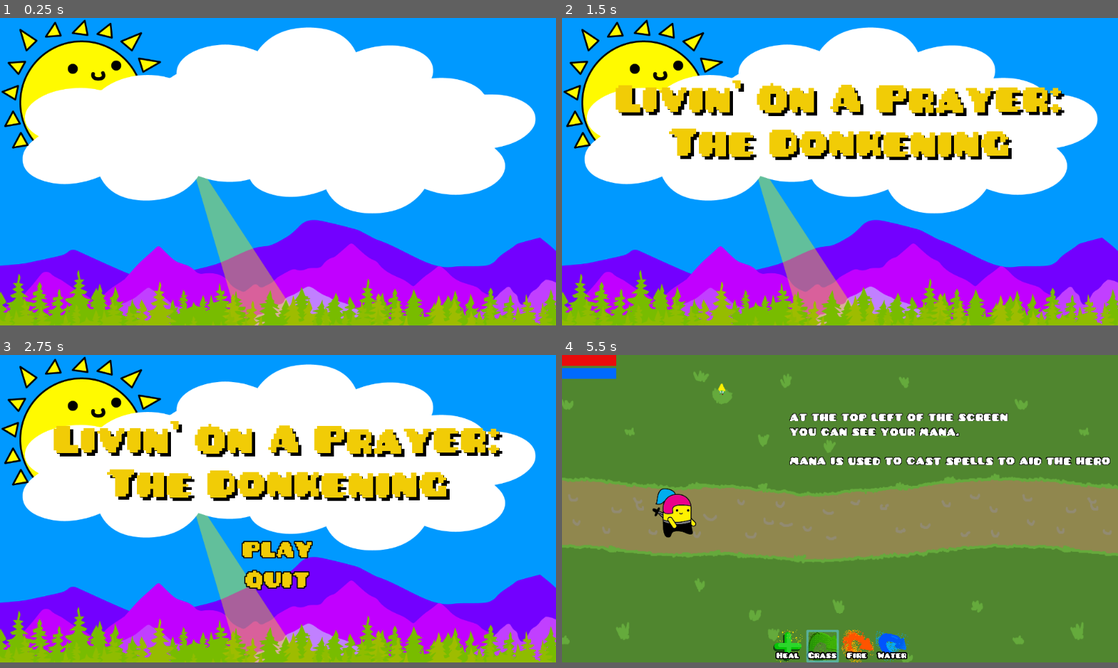
Above: before the commit, frames 1-4 (two rows, left to right).
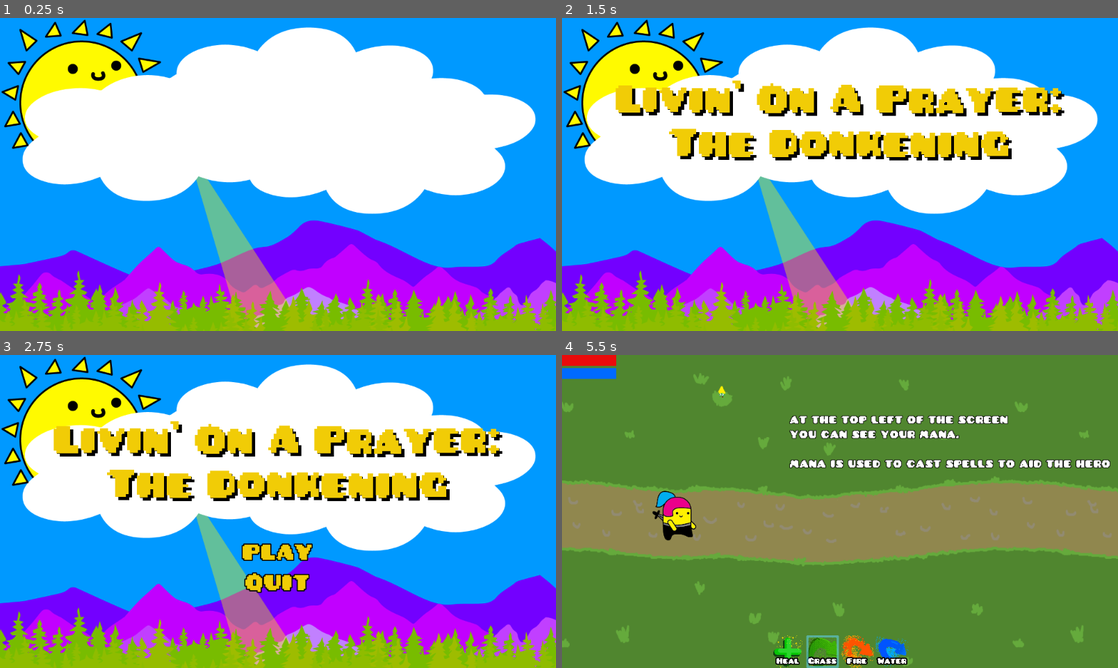
Above: after the commit, the same moments.

Repository: danreeves/godot-wild-jam-33
Game: Godot game, scene res://UI/TitleScreen.tscn
Same seed, same stepped clock (60 frames per second), same inputs: the game is played once before the commit and once after it. The engine's default icon, where the game draws it, is replaced by a stand-in: a white triangle on a blue panel in a dark square.
Inputs (mouse positions are in pixels of both pictures, inside the frame that each line leads up to):
- Up to frame 1 (0.25 s): no input
- Up to frame 2 (1.5 s): tap Enter at 0.5 s; move the mouse to (962, 155) at 0.52 s; click (962, 155) at 0.67 s; move the mouse to (728, 187) at 1.27 s; click (728, 187) at 1.42 s
- Up to frame 3 (2.75 s): move the mouse to (333, 442) at 2.02 s; click (333, 442) at 2.17 s
- Up to frame 4 (5.5 s): click "PLAY" at 2.75 s; move the mouse to (678, 508) at 3.52 s; click (678, 508) at 3.67 s; move the mouse to (789, 646) at 4.27 s; click (789, 646) at 4.42 s; move the mouse to (823, 646) at 5.02 s; click (823, 646) at 5.17 s
In our replay, the window is 800x442 before the commit and 800x450 after it. These sizes can differ from the game's own. Grey fills any space a smaller window leaves; there, only what the larger window draws over its background counts as a difference.

The runs differ from the first frame. In frame 1, 2.9% of the frame differs, in the area x 0-100%, y 8-100%; in frame 2, 3.8%; in frame 3, 4.6%; in frame 4, 10%, in the area x 0-100%, y 5-100%.

Commit message:
aaa

Diff:
--- a/Levels/AnimatedSprite.gd
+++ b/Levels/AnimatedSprite.gd
@@ -5,6 +5,7 @@
 export (String) var animation = "idle"
 export (Color) var _modulate = Color(1, 1, 1, 1)
 export (bool) var flip_h = false
+export (Color) var default_color = null
 
 func _ready() -> void:
 	var _err1 = $AnimatedSprite1.connect("animation_finished", self, "animation_finished")
--- a/Levels/Level1.tscn
+++ b/Levels/Level1.tscn
@@ -79,7 +79,7 @@
 [node name="StartBarrier" parent="." instance=ExtResource( 9 )]
 
 [node name="Campfire" parent="." instance=ExtResource( 7 )]
-position = Vector2( 4493.4, -8.71186 )
+position = Vector2( 4830.14, -6.46699 )
 
 [node name="Player" parent="." instance=ExtResource( 4 )]
 position = Vector2( -486.817, -2.19452 )
@@ -95,12 +95,12 @@
 [node name="AnimatedSprite" parent="Enemy2" instance=ExtResource( 3 )]
 
 [node name="Enemy3" parent="." instance=ExtResource( 5 )]
-position = Vector2( 2939.68, 17.196 )
+position = Vector2( 2984.58, 14.951 )
 
 [node name="AnimatedSprite" parent="Enemy3" instance=ExtResource( 3 )]
 
 [node name="Enemy4" parent="." instance=ExtResource( 5 )]
-position = Vector2( 3679.68, 7.75729 )
+position = Vector2( 3863.76, 1.02255 )
 
 [node name="AnimatedSprite" parent="Enemy4" instance=ExtResource( 3 )]
 
--- a/UI/Button.tscn
+++ b/UI/Button.tscn
@@ -4,22 +4,19 @@
 [ext_resource path="res://soundeffects/button-click.wav" type="AudioStream" id=2]
 [ext_resource path="res://soundeffects/button-hover.wav" type="AudioStream" id=3]
 
-[sub_resource type="StyleBoxEmpty" id=3]
+[sub_resource type="StyleBoxEmpty" id=1]
 
-[sub_resource type="DynamicFont" id=1]
+[sub_resource type="DynamicFont" id=2]
 size = 45
 outline_size = 2
 outline_color = Color( 0, 0, 0, 1 )
 font_data = ExtResource( 1 )
 
-[sub_resource type="GDScript" id=2]
+[sub_resource type="GDScript" id=3]
 script/source = "extends Button
 
 func _on_TitleButtonPlay_mouse_entered() -> void:
 	$HoverSound.play()
-
-func _on_TitleButtonPlay_button_up() -> void:
-	$ClickSound.play()
 
 func _on_Button_button_down() -> void:
 	$ClickSound.play()
@@ -29,12 +26,12 @@
 margin_left = 441.0
 margin_right = 583.0
 margin_bottom = 52.0
-custom_styles/focus = SubResource( 3 )
-custom_fonts/font = SubResource( 1 )
+custom_styles/focus = SubResource( 1 )
+custom_fonts/font = SubResource( 2 )
 custom_colors/font_color = Color( 0.94902, 0.803922, 0.027451, 1 )
 text = "PLAY"
 flat = true
-script = SubResource( 2 )
+script = SubResource( 3 )
 __meta__ = {
 "_edit_use_anchors_": false
 }
@@ -46,5 +43,4 @@
 stream = ExtResource( 2 )
 
 [connection signal="button_down" from="." to="." method="_on_Button_button_down"]
-[connection signal="button_up" from="." to="." method="_on_TitleButtonPlay_button_up"]
 [connection signal="mouse_entered" from="." to="." method="_on_TitleButtonPlay_mouse_entered"]
--- a/UI/HUD.tscn
+++ b/UI/HUD.tscn
@@ -17,25 +17,25 @@
 extra_spacing_space = -10
 font_data = ExtResource( 2 )
 
-[sub_resource type="StyleBoxEmpty" id=8]
-
 [sub_resource type="StyleBoxEmpty" id=2]
 
-[sub_resource type="DynamicFont" id=3]
+[sub_resource type="StyleBoxEmpty" id=3]
+
+[sub_resource type="DynamicFont" id=4]
 size = 25
 use_filter = true
 font_data = ExtResource( 2 )
 
-[sub_resource type="StyleBoxEmpty" id=4]
-
-[sub_resource type="DynamicFont" id=5]
+[sub_resource type="StyleBoxEmpty" id=5]
+
+[sub_resource type="DynamicFont" id=6]
 size = 25
 use_filter = true
 font_data = ExtResource( 2 )
 
-[sub_resource type="StyleBoxEmpty" id=6]
-
 [sub_resource type="StyleBoxEmpty" id=7]
+
+[sub_resource type="StyleBoxEmpty" id=8]
 
 [node name="HUD" type="CanvasLayer"]
 
--- a/Units/DonkAnimatedSprite.tscn
+++ b/Units/DonkAnimatedSprite.tscn
@@ -8,6 +8,7 @@
 
 [node name="AnimatedSprite" type="Node2D"]
 script = ExtResource( 1 )
+default_color = Color( 1, 0.937255, 0, 1 )
 
 [node name="AnimatedSprite4" type="AnimatedSprite" parent="."]
 scale = Vector2( 0.5, 0.5 )
@@ -15,6 +16,7 @@
 animation = "idle"
 
 [node name="AnimatedSprite3" type="AnimatedSprite" parent="."]
+modulate = Color( 1, 0.890196, 0, 1 )
 scale = Vector2( 0.5, 0.5 )
 frames = ExtResource( 2 )
 animation = "idle"
@@ -25,6 +27,7 @@
 animation = "idle"
 
 [node name="AnimatedSprite1" type="AnimatedSprite" parent="."]
+modulate = Color( 1, 0.890196, 0, 1 )
 scale = Vector2( 0.5, 0.5 )
 frames = ExtResource( 5 )
 animation = "idle"
--- a/Units/Enemy.gd
+++ b/Units/Enemy.gd
@@ -96,6 +96,9 @@
 
 func set_element(ele):
 	element = ele
+	var color = Globals.ElementColor[ele]
+	if ele == Globals.Elements.None and "default_color" in $AnimatedSprite:
+		color = $AnimatedSprite.default_color
 
 	var property = "modulate"
 	if "_modulate" in $AnimatedSprite:
@@ -105,7 +108,7 @@
 		$AnimatedSprite,
 		property,
 		$AnimatedSprite.modulate,
-		Globals.ElementColor[ele],
+		color,
 		0.2,
 		Tween.TRANS_LINEAR
 	)
--- a/Units/Player.gd
+++ b/Units/Player.gd
@@ -125,10 +125,12 @@
 			$AnimatedSprite.play("idle")
 
 	if $AnimatedSprite.animation == "camp":
+		$VictorySound.play()
 		get_node("HUD").find_node("Victory").visible = true
 		pass
 
 	if $AnimatedSprite.animation == "die":
+		$DefeatSound.play()
 		get_node("HUD").find_node("Defeat").visible = true
 		pass
 
--- a/Units/Player.tscn
+++ b/Units/Player.tscn
@@ -11,6 +11,8 @@
 [ext_resource path="res://grass.png" type="Texture" id=9]
 [ext_resource path="res://UI/HUD.tscn" type="PackedScene" id=10]
 [ext_resource path="res://Systems/SpellManager.tscn" type="PackedScene" id=11]
+[ext_resource path="res://soundeffects/defeat.wav" type="AudioStream" id=12]
+[ext_resource path="res://soundeffects/crowd-cheer.wav" type="AudioStream" id=13]
 
 [sub_resource type="CircleShape2D" id=1]
 radius = 40.0
@@ -69,3 +71,9 @@
 
 [node name="HUD" parent="." instance=ExtResource( 10 )]
 pause_mode = 2
+
+[node name="DefeatSound" type="AudioStreamPlayer" parent="."]
+stream = ExtResource( 12 )
+
+[node name="VictorySound" type="AudioStreamPlayer" parent="."]
+stream = ExtResource( 13 )
--- a/project.godot
+++ b/project.godot
@@ -55,7 +55,7 @@
 
 [display]
 
-window/size/height=567
+window/size/height=576
 window/stretch/mode="viewport"
 window/stretch/aspect="keep"
 
Not shown: 5 places in UI/HUD.tscn that only renumber resources
Not shown: 1 places in Units/Player.tscn that only renumber resources
